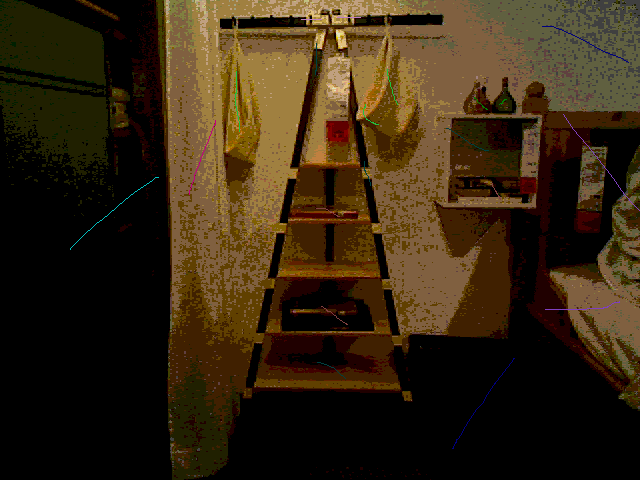
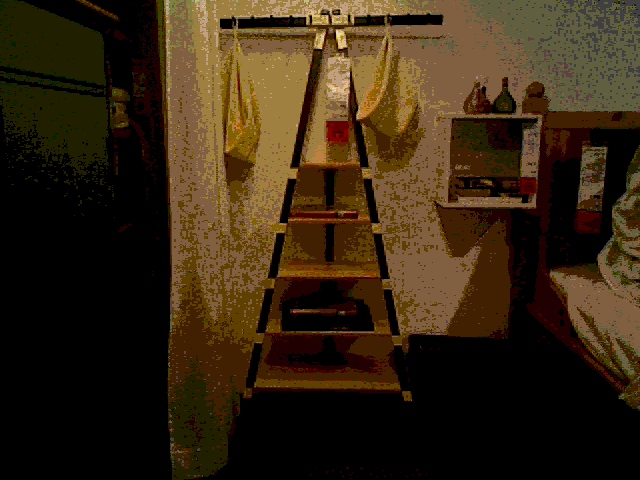
Two versions of the same layered image (640×480). Layer-by-layer changes:
removed layer "Layer #1" over [70, 17, 640, 449]
